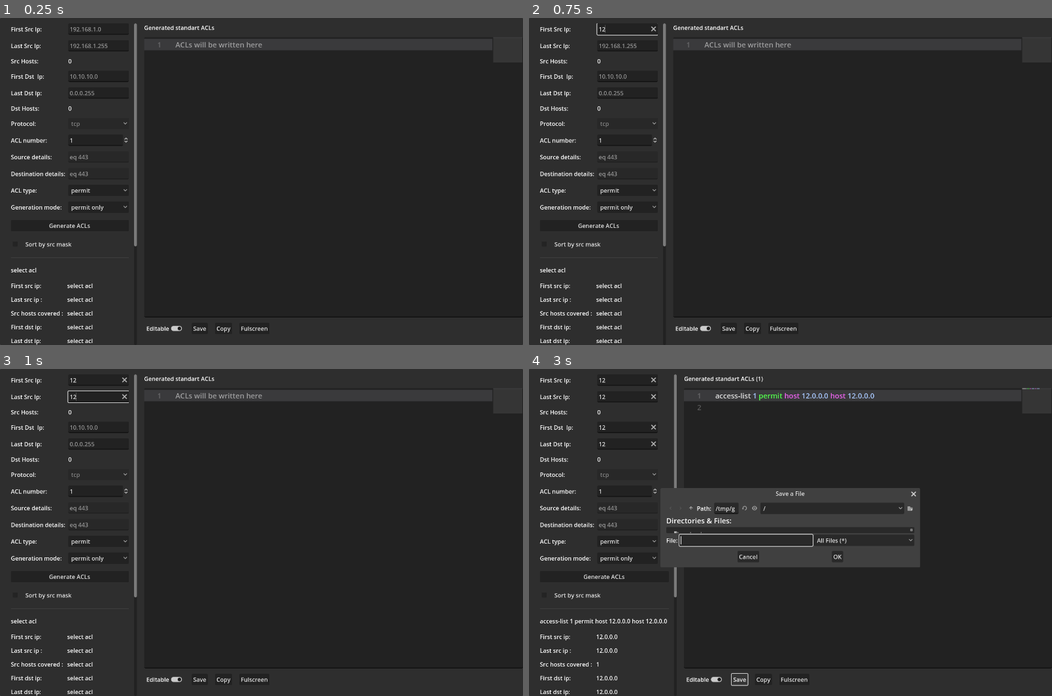
Above: before the commit, frames 1-4 (two rows, left to right).
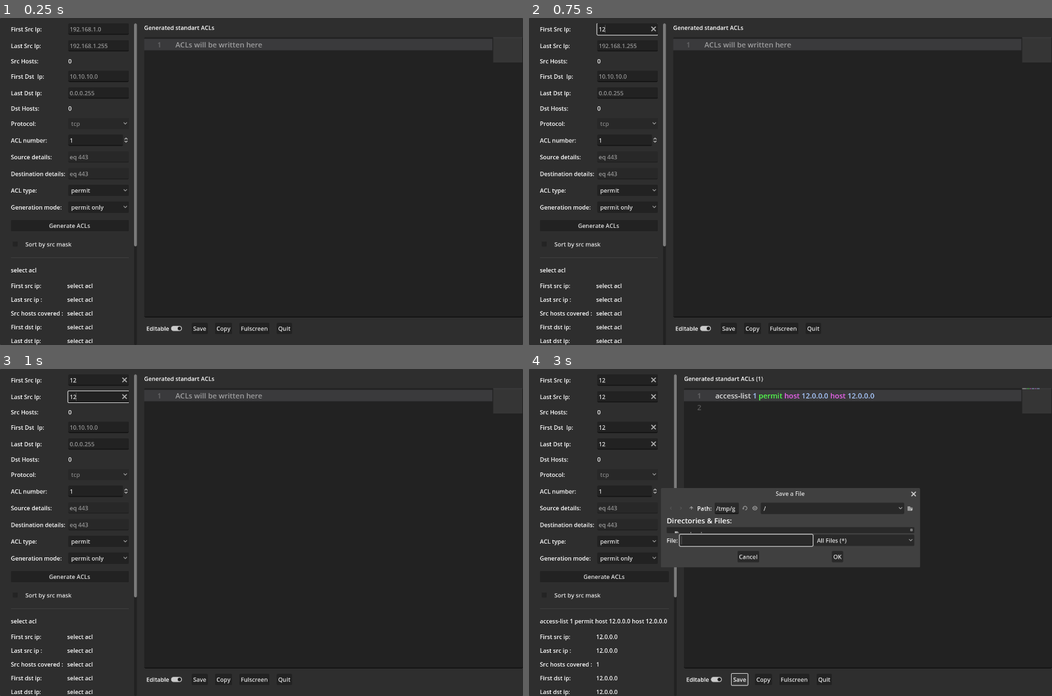
Above: after the commit, the same moments.

Repository: DetrembleurArthur/Acls-Maker
Game: Godot game, scene res://gui.tscn
The game is run twice, just before and just after one commit, with the same random seed, the same clock (stepped at 60 frames per second) and the same inputs.
Inputs (mouse positions are in pixels of both pictures, inside the frame that each line leads up to):
- Up to frame 1 (0.25 s): no input
- Up to frame 2 (0.75 s): click (628, 27) at 0.52 s; type "12" at 0.6 s
- Up to frame 3 (1 s): click (99, 395) at 0.75 s; type "12" at 0.83 s; click (99, 427) at 0.98 s
- Up to frame 4 (3 s): type "12" at 1.07 s; click (628, 444) at 1.27 s; type "12" at 1.35 s; click (863, 529) at 1.5 s; type "Alex" at 1.58 s; click "Generate ACLs" at 2 s; click "Save" at 2.75 s

The runs differ from the first frame. In frame 1, less than 0.1% of the frame differs, in the area x 53-56%, y 94-96%; in frame 2, less than 0.1%; in frame 3, less than 0.1%; in frame 4, 0.2%, in the area x 26-58%, y 42-96%.

Commit message:
sort bug fixed + quit button

Diff:
--- a/gui.gd
+++ b/gui.gd
@@ -275,10 +275,10 @@
 
 func _on_TextEdit_cursor_changed():
 	var ln = output_acls.get_caret_line()
-	if current_acls and current_acls.size() > ln:
+	if sorted_acls and sorted_acls.size() > ln:
 		acl_selected.text = output_acls.get_line(ln)
-		var src = current_acls[ln]['src']
-		var dst = current_acls[ln]['dst']
+		var src = sorted_acls[ln]['src']
+		var dst = sorted_acls[ln]['dst']
 		first_src_details.text = src['ip-str']
 		last_src_details.text = to_str_ip(src['ip-value'] + src['mask-value'])
 		source_hosts.text = String.num_int64(src['mask-value'] + 1) if src['ip-value'] != 0 else "all"
@@ -340,3 +340,7 @@
 		DisplayServer.window_set_mode(DisplayServer.WINDOW_MODE_WINDOWED)
 	else:
 		DisplayServer.window_set_mode(DisplayServer.WINDOW_MODE_FULLSCREEN)
+
+
+func _on_quit_button_pressed():
+	get_tree().quit()
--- a/gui.tscn
+++ b/gui.tscn
@@ -506,6 +506,10 @@
 shortcut = SubResource("Shortcut_yncww")
 text = "Fulscreen"
 
+[node name="QuitButton" type="Button" parent="PanelContainer/VBoxContainer/HBoxContainer/VBoxContainer2/HBoxContainer"]
+layout_mode = 2
+text = "Quit"
+
 [node name="Container" type="Container" parent="PanelContainer/VBoxContainer/HBoxContainer/VBoxContainer2"]
 custom_minimum_size = Vector2(0, 15)
 layout_mode = 2
@@ -530,4 +534,5 @@
 [connection signal="pressed" from="PanelContainer/VBoxContainer/HBoxContainer/VBoxContainer2/HBoxContainer/Button" to="." method="_on_save_button"]
 [connection signal="pressed" from="PanelContainer/VBoxContainer/HBoxContainer/VBoxContainer2/HBoxContainer/Button2" to="." method="_on_copy_button"]
 [connection signal="pressed" from="PanelContainer/VBoxContainer/HBoxContainer/VBoxContainer2/HBoxContainer/FullscreenButton" to="." method="_on_fullscreen_button_pressed"]
+[connection signal="pressed" from="PanelContainer/VBoxContainer/HBoxContainer/VBoxContainer2/HBoxContainer/QuitButton" to="." method="_on_quit_button_pressed"]
 [connection signal="file_selected" from="PanelContainer/VBoxContainer/SaveFileDialog" to="." method="_on_SaveFileDialog_file_selected"]
